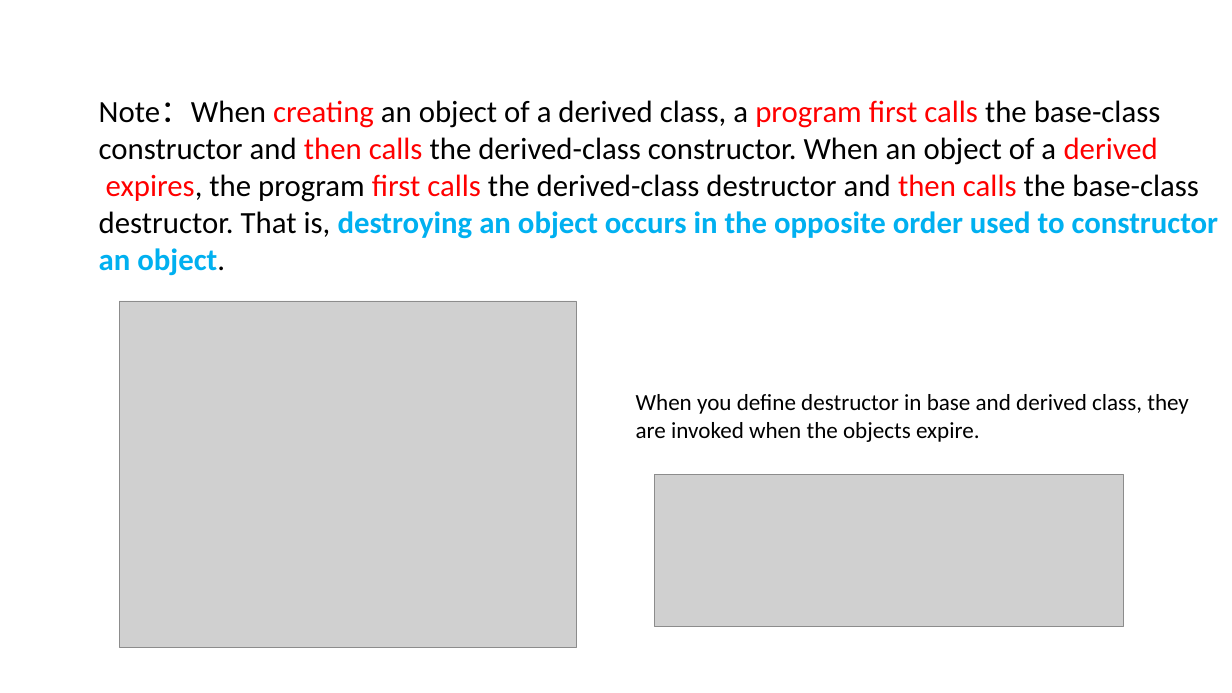
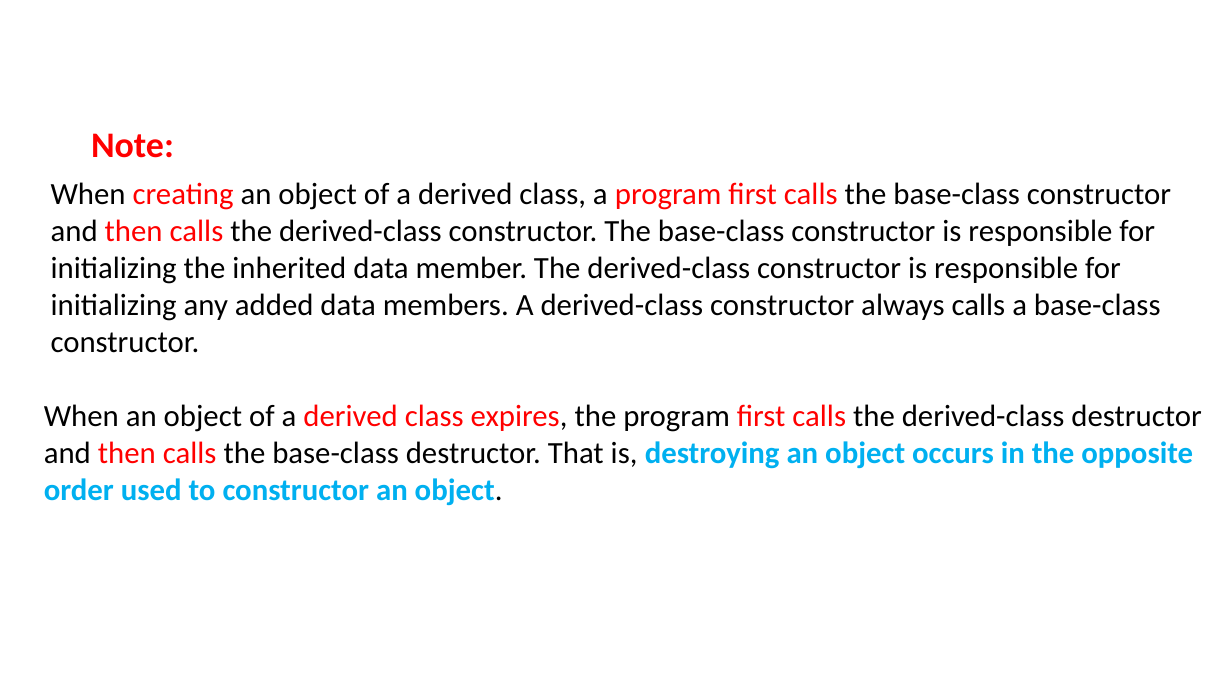
Before and after one commit to ShiqiYu/CPP, a slide deck: slide 7 of week12/Lab12.pptx (slide 8 before the commit). Drawn at 1232x693 pixels with LibreOffice and Linux fonts; fonts in the diff are those of the drawing; grey boxes stand for pictures; background and template pictures are left out. Boxes give left, top, right and bottom in pixels: in the first picture for what was removed or moved away, otherwise in the second. Text is boxed around its words. In the diff, an @@ line names an element or a change of style, - is before the commit and + after.

```diff
--- a/week12/Lab12.pptx
+++ b/week12/Lab12.pptx
@@ text added at [91,133,174,158], 28 pt, text #FF0000, bold @@
+Note:
@@ text added at [51,182,1171,353], 24 pt, text #000000 @@
+When creating an object of a derived class, a program first calls the base-class constructor and then calls the derived-class constructor. The base-class constructor is responsible for initializing the inherited data member. The derived-class constructor is responsible for initializing any added data members. A derived-class constructor always calls a base-class constructor.
@@ picture removed at [119,301,577,648] @@
@@ text at [44,404,1201,506]: text changed @@
-Note：When creating an object of a derived class, a program first calls the base-class
-constructor and then calls the derived-class constructor. When an object of a derived
-expires, the program first calls the derived-class destructor and then calls the base-class
-destructor. That is, destroying an object occurs in the opposite order used to constructor
-an object.
+When an object of a derived class expires, the program first calls the derived-class destructor and then calls the base-class destructor. That is, destroying an object occurs in the opposite order used to constructor an object.
@@ text removed at [636,394,1189,442] @@
-When you define destructor in base and derived class, they
-are invoked when the objects expire.
@@ picture removed at [654,474,1124,627] @@
```
Also in this commit, not shown: 6 other slides changed, 3 slides added, 6 slides removed.
